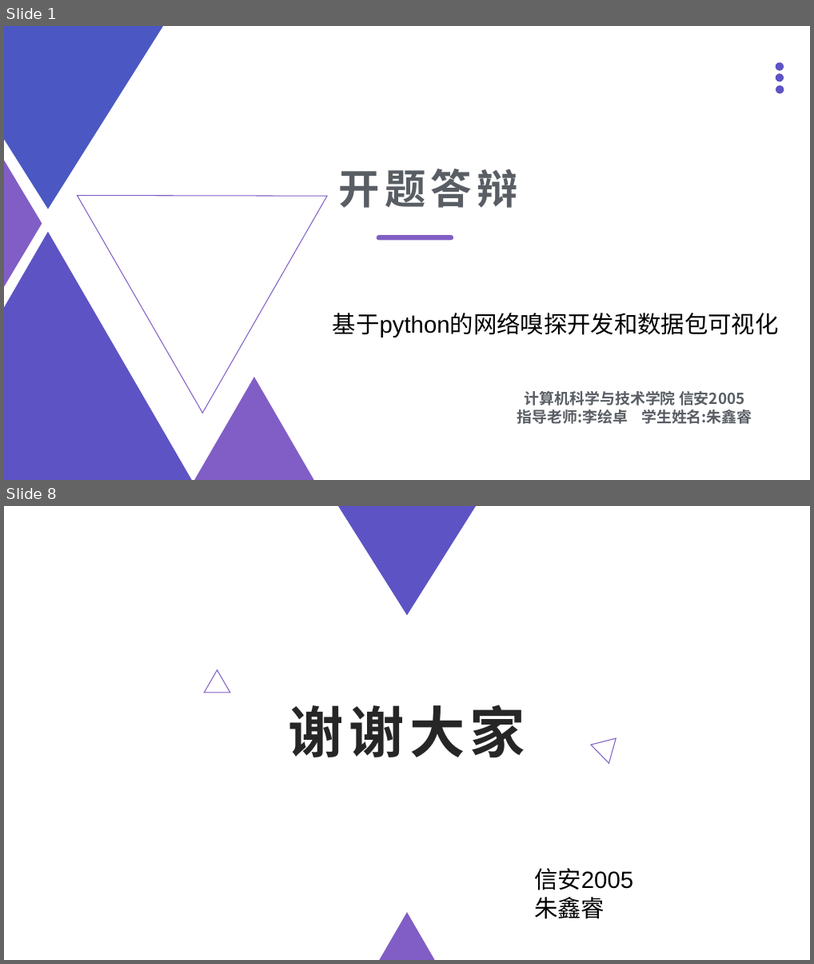
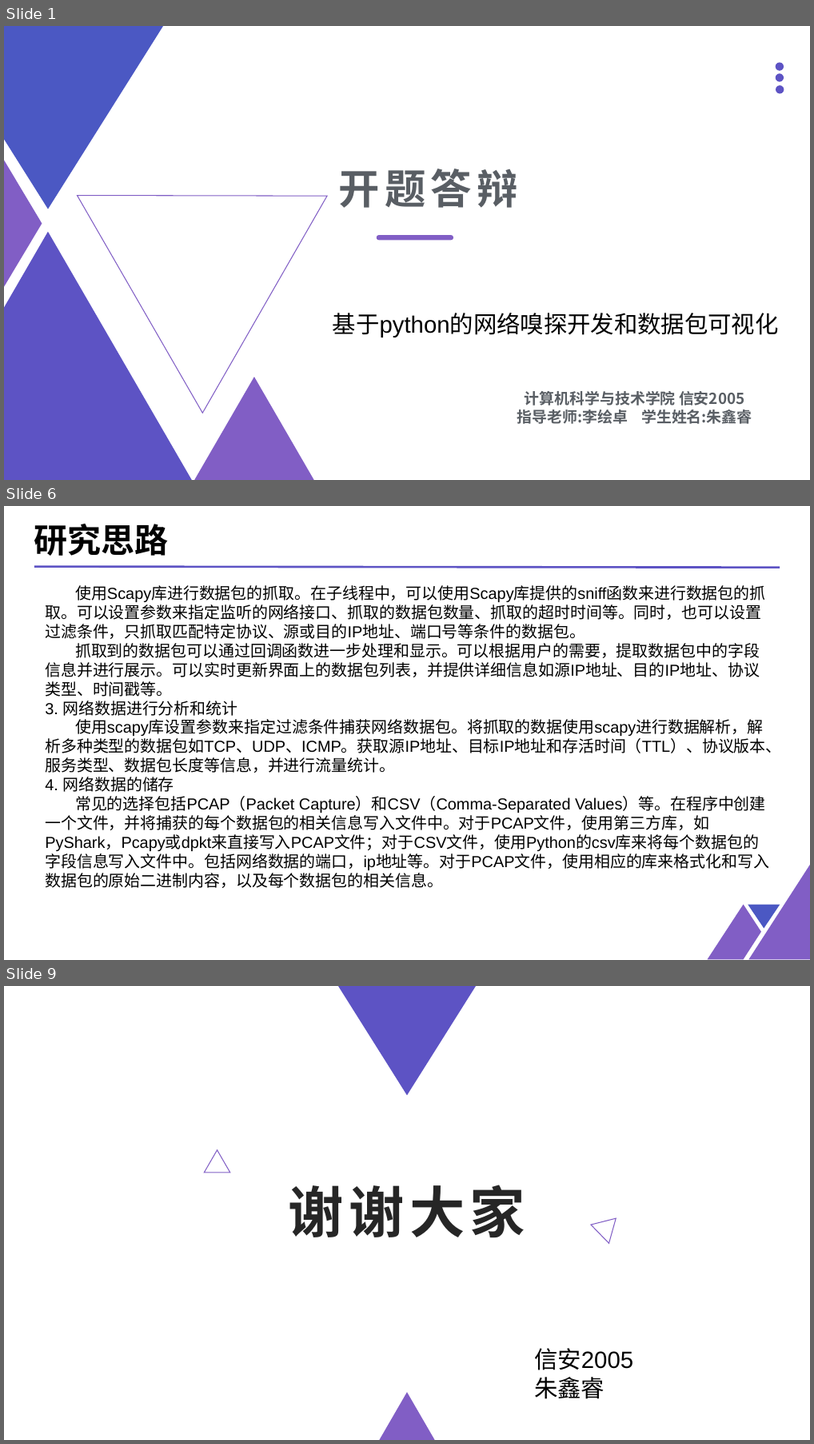
Before and after one commit to zzxr6/Defense, a slide deck: 开题答辩PPT.pptx. Shown one above the other, each under a label of ours: slides 1 and 8 before the commit, slides 1, 6 and 9 after it; the slides between them are not shown. The pictures are 814x964 and 814x1444 pixels, drawn with LibreOffice and Linux fonts; fonts in the diff are those of the drawing; background and template pictures are left out. Boxes give left, top, right and bottom in pixels: in the first picture for what was removed or moved away, otherwise in the second. Text is boxed around its words. In the diff, an @@ line names an element or a change of style, - is before the commit and + after.

```diff
--- a/开题答辩PPT.pptx
+++ b/开题答辩PPT.pptx
@@ slide 6 added at [4, 506, 810, 960], background #FFFFFF @@
@@ text added at [34, 524, 169, 556], 40 pt, text #000000, bold @@
+研究思路
@@ line added from (34, 567) to (780, 567), #5D53C4 2.5 pt @@
@@ text added at [45, 585, 782, 888], 19 pt, text #000000 @@
+使用Scapy库进行数据包的抓取。在子线程中，可以使用Scapy库提供的sniff函数来进行数据包的抓取。可以设置参数来指定监听的网络接口、抓取的数据包数量、抓取的超时时间等。同时，也可以设置过滤条件，只抓取匹配特定协议、源或目的IP地址、端口号等条件的数据包。
+抓取到的数据包可以通过回调函数进一步处理和显示。可以根据用户的需要，提取数据包中的字段信息并进行展示。可以实时更新界面上的数据包列表，并提供详细信息如源IP地址、目的IP地址、协议类型、时间戳等。
+3. 网络数据进行分析和统计
+使用scapy库设置参数来指定过滤条件捕获网络数据包。将抓取的数据使用scapy进行数据解析，解析多种类型的数据包如TCP、UDP、ICMP。获取源IP地址、目标IP地址和存活时间（TTL）、协议版本、服务类型、数据包长度等信息，并进行流量统计。
+4. 网络数据的储存
+常见的选择包括PCAP（Packet Capture）和CSV（Comma-Separated Values）等。在程序中创建一个文件，并将捕获的每个数据包的相关信息写入文件中。对于PCAP文件，使用第三方库，如PyShark，Pcapy或dpkt来直接写入PCAP文件；对于CSV文件，使用Python的csv库来将每个数据包的字段信息写入文件中。包括网络数据的端口，ip地址等。对于PCAP文件，使用相应的库来格式化和写入数据包的原始二进制内容，以及每个数据包的相关信息。
@@ triangle added at [750, 864, 810, 959], fill #815EC5 @@
@@ freeform shape added at [707, 904, 762, 959], fill #815EC5 @@
@@ triangle added at [748, 904, 780, 928], fill #4B58C3 @@
@@ what was slide 8 is now slide 9 @@
```
Also in this commit, not shown: 4 slides changed, 2 other slides added, 2 slides removed, 1 other file.
